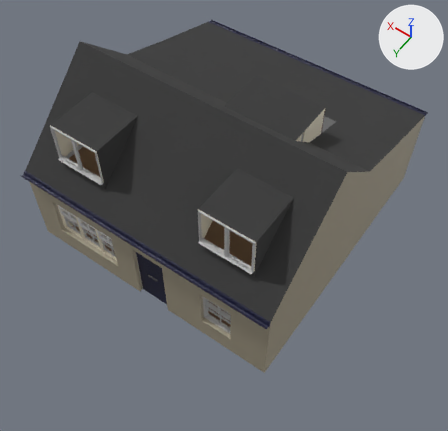
The glTF model public/houseModel.glb as it was, and as the next commit left it.
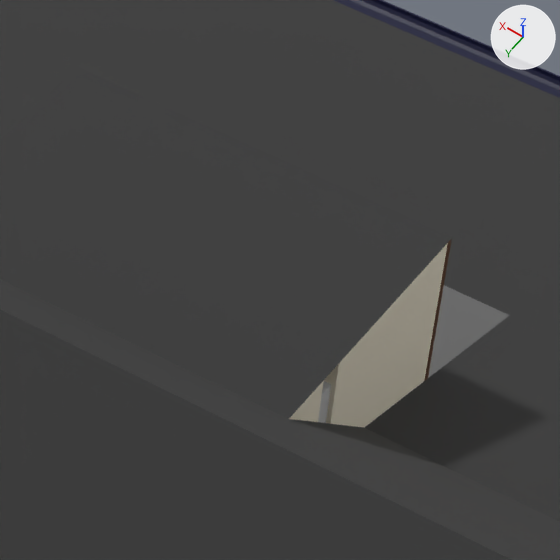
The first picture shows the older version from a 50 mm camera at (-7.16, 7.33, 16.22) aimed at (-0.79, -1.58, 2.22). The close-ups show both versions on the part from 54% to 77% of the width and 15% to 39% of the height of that picture; other places that the commit changed are outside them. The axes (+X, +Y, +Z) are drawn at upper right. The lights are the same throughout. Where no turn or scale is listed for an object, it has been applied to the vertices. Vertices at the same position are counted once.

Names of what the first close-up shows: 'Bedroom2', 'Landing', 'Roof and walls'.
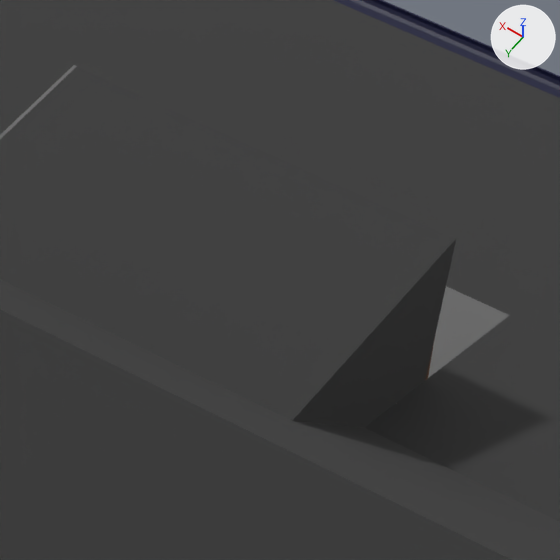
Location of each change, [x1, y1, x2, y2] in pixels of the close-ups (560 x 560 px):
part 1 of me_plane_003, built on
    before: [0, 81, 41, 139]
    after: [0, 65, 456, 427]
'Landing', unchanged, covered by the edit
    before: [324, 239, 509, 427]
    after: [425, 286, 509, 380]

Patch to the scene script:
```diff
--- a/public/houseModel.glb.py
+++ b/public/houseModel.glb.py
@@ me_plane_003 @@
 # used by ob_roof_and_walls; location = (-1.07, -6.44, 3.6)
-me_plane_003.from_pydata(...)  # 958 vertices, 1729 faces; spans x -2.83..5.57, y -1.75..7.5, z -3.6..2.0
+me_plane_003.from_pydata(...)  # 964 vertices, 1741 faces; spans x -2.83..5.57, y -1.75..7.5, z -3.6..2.0
+# me_plane_003 part 1
+# 2 vertices are removed from x -1.0..1.25, y 2.0..2.01, z 0.3
+# 4 faces are deleted
+# 8 vertices are added at x -1.02..1.27, y 1.94..3.5, z 0.29..1.26
+# 11 new faces join them, mat_roof_tile (black #393939)
+# 5 new faces join them, mat_grey (grey #868686)
 me_plane_003.materials.append(mat_white)
```
